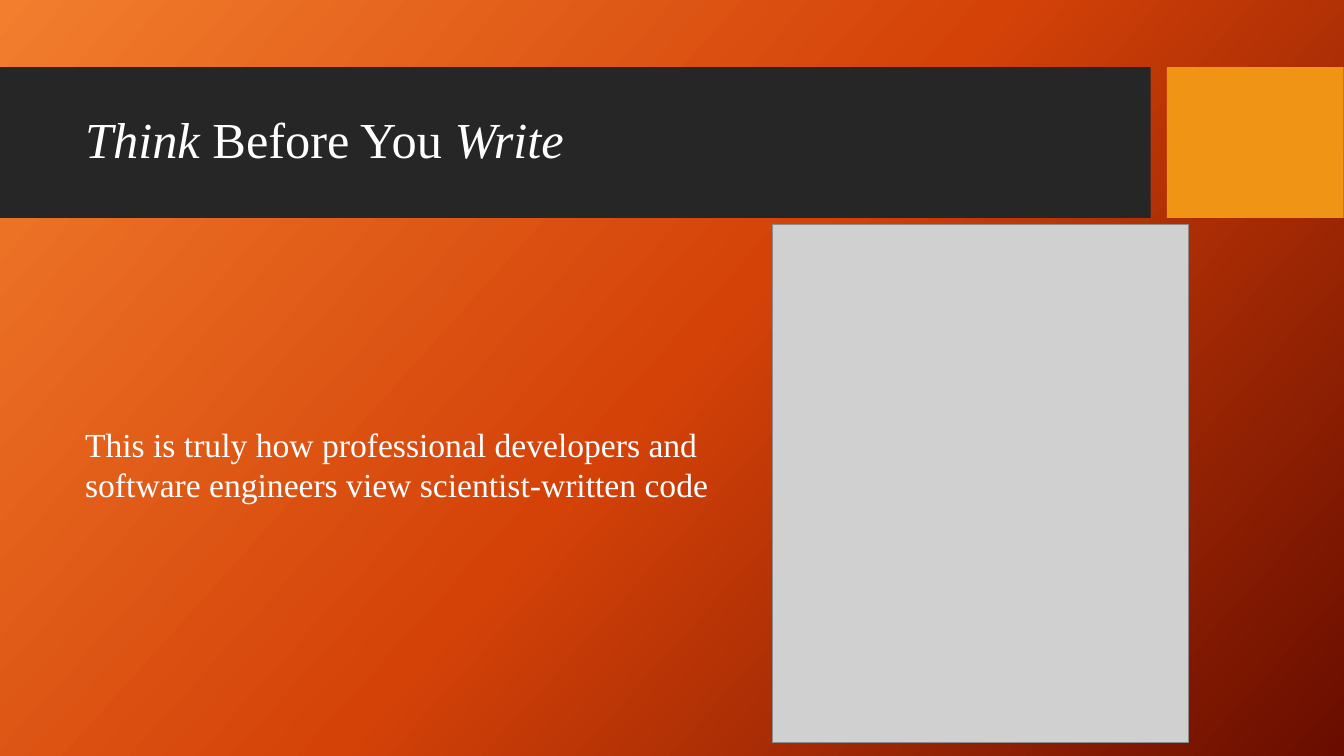
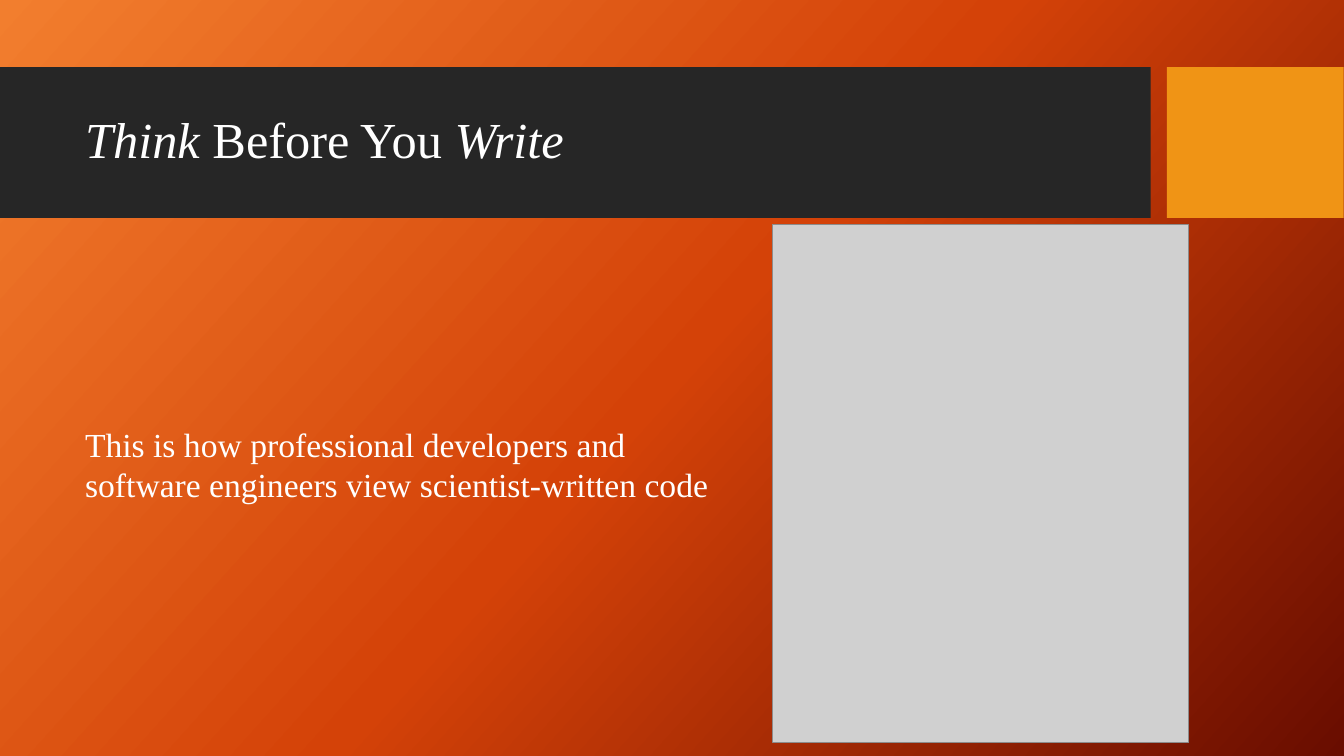
Before and after one commit to giganano/PythonBootcamp, a slide deck: slide 9 of slides/basicSE.pptx. Drawn at 1344x756 pixels with LibreOffice and Linux fonts; fonts in the diff are those of the drawing; grey boxes stand for pictures; background and template pictures are left out. Boxes give left, top, right and bottom in pixels: in the first picture for what was removed or moved away, otherwise in the second. Text is boxed around its words. In the diff, an @@ line names an element or a change of style, - is before the commit and + after.

```diff
--- a/slides/basicSE.pptx
+++ b/slides/basicSE.pptx
@@ text at (85,433,708,504): text changed @@
-This is truly how professional developers and software engineers view scientist-written code
+This is how professional developers and software engineers view scientist-written code
```
Also in this commit, not shown: 1 other slide changed, 3 other files.
